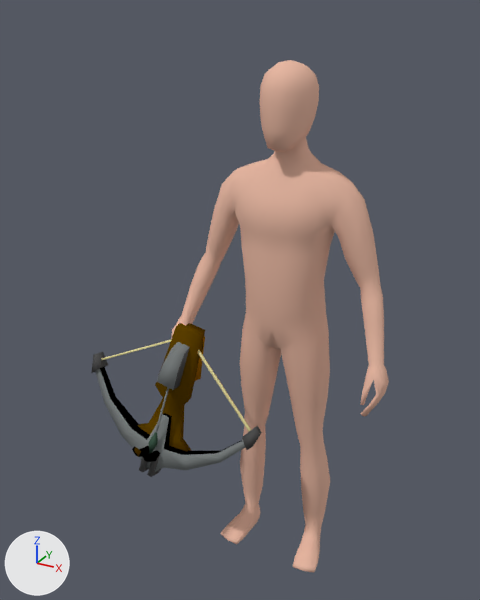
An edit to the Blender file ArrowGame/Assets/Prefab/Characters/Player.blend, drawn before and after from the same camera.
One viewpoint serves both versions: a camera (50 mm lens) standing at (0.852, -1.851, 1.916) and looking at (-0.152, -0.027, 1.004). The axes (+X, +Y, +Z) are drawn at lower left. The lights are the same throughout.

The older version as bpy lines, for what is in view:
```python
ob_body = bpy.data.objects.new('Body', me_cube)
ob_body.location = (0.0, 0.0, -0.003)
ob_crossbow = bpy.data.objects.new('Crossbow', me_untitled_002)
ob_crossbow.location = (-0.343, -0.08, 0.761)
ob_crossbow.rotation_euler = (-0.538, 1.248, -2.1)  # degrees (-31, 72, -120)
ob_crossbow.scale = (0.6, 0.6, 0.6)
ob_greenhood = bpy.data.objects.new('GreenHood', me_cube_007)
ob_greenhood.location = (0.0, 0.0, 0.0)
ob_hair = bpy.data.objects.new('Hair', me_cube_005)
ob_hair.location = (0.0, 0.0, 0.0)
ob_pants = bpy.data.objects.new('Pants', me_cube_001)
ob_pants.location = (0.0, 0.0, 0.0)
```
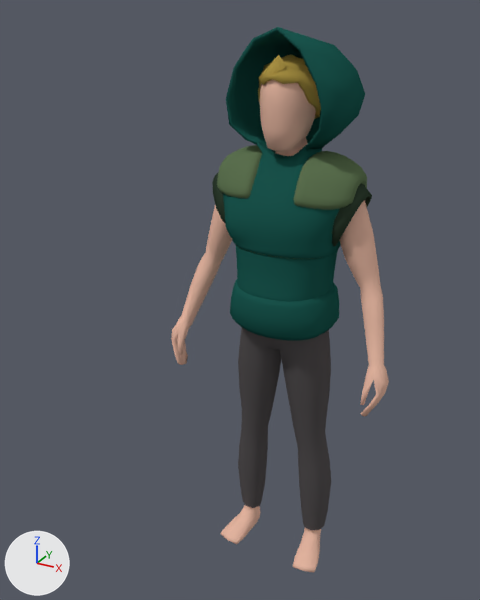
What differs and where, as boxes [x1, y1, x2, y2] in the pictures (480 x 600 px):
'GreenHood', shown (cyan): after [212, 27, 372, 341]
'Pants', shown: after [238, 328, 331, 530]
'Crossbow', hidden: before [91, 323, 262, 477]
'Hair', shown (yellow): after [258, 54, 321, 119]
'Body', unchanged, covered by the edit: before [171, 60, 389, 573]; after [171, 79, 389, 573]

Diff of the bpy script that builds the scene:
```diff
--- a/ArrowGame/Assets/Prefab/Characters/Player.blend.py
+++ b/ArrowGame/Assets/Prefab/Characters/Player.blend.py
@@ ob_pants @@
 ob_pants = bpy.data.objects.new('Pants', me_cube_001)
-ob_pants.location = (0.0, 0.0, 0.0)
+ob_pants.location = (0.0, 0.0, -0.003)
 _m = ob_pants.modifiers.new('Mirror', 'MIRROR')
 _m.use_clip = True
-ob_pants.hide_set(True)  # its collection is switched off
@@ ob_greenhood @@
 ob_greenhood = bpy.data.objects.new('GreenHood', me_cube_007)
-ob_greenhood.location = (0.0, 0.0, 0.0)
-ob_greenhood.hide_set(True)  # its collection is switched off
+ob_greenhood.location = (0.0, 0.01, 1.223)
@@ ob_hair @@
 ob_hair = bpy.data.objects.new('Hair', me_cube_005)
-ob_hair.location = (0.0, 0.0, 0.0)
-ob_hair.hide_set(True)  # its collection is switched off
+ob_hair.location = (0.0, 0.0, -0.003)
@@ ob_crossbow @@
 ob_crossbow = bpy.data.objects.new('Crossbow', me_untitled_002)
-ob_crossbow.location = (-0.343, -0.08, 0.761)
-ob_crossbow.rotation_euler = (-0.538, 1.248, -2.1)  # degrees (-31, 72, -120)
-ob_crossbow.scale = (0.6, 0.6, 0.6)
+ob_crossbow.location = (0.0, 0.0, 0.0)
+ob_crossbow.hide_set(True)  # its collection is switched off
```
